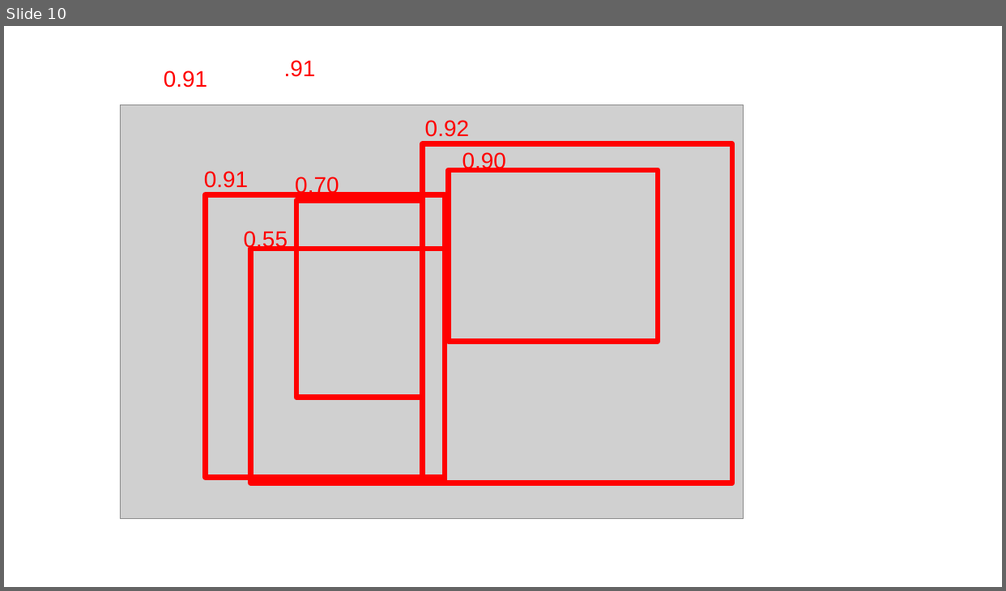
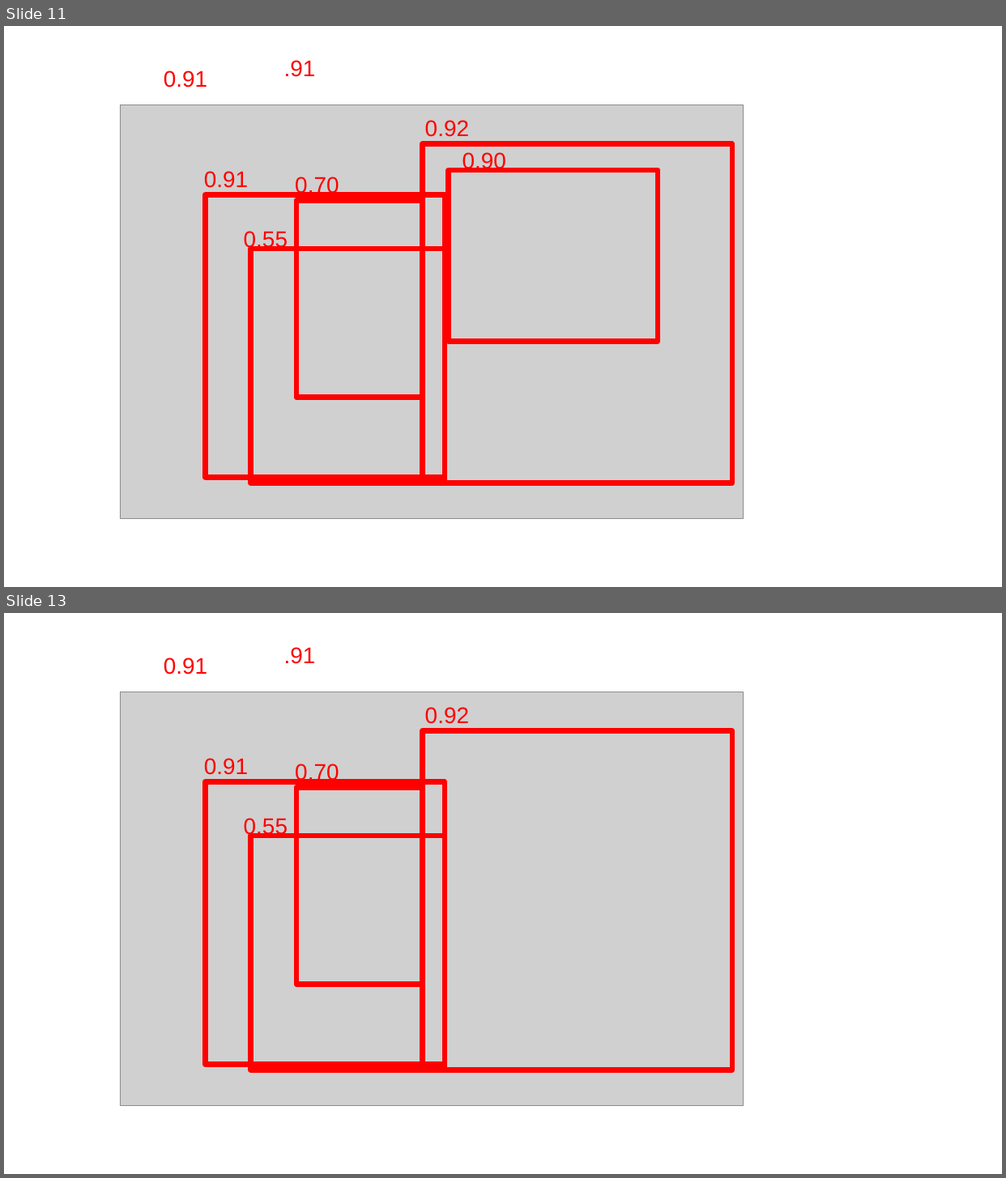
Before and after one commit to CNUClasses/CPSC471, a slide deck: content/lectures/illustration_ppt/illustrations.odp. Shown one above the other, each under a label of ours: slide 10 before the commit, slides 11 and 13 after it; the slides between them are not shown. The pictures are 1006x591 and 1006x1178 pixels, drawn with LibreOffice and Linux fonts; fonts in the diff are those of the drawing; grey boxes stand for pictures. Boxes give left, top, right and bottom in pixels: in the first picture for what was removed or moved away, otherwise in the second. Text is boxed around its words. In the diff, an @@ line names an element or a change of style, - is before the commit and + after.

Commit message:
lecture

```diff
--- a/content/lectures/illustration_ppt/illustrations.odp
+++ b/content/lectures/illustration_ppt/illustrations.odp
@@ slide 13 added at <box>4,613,1002,1174</box>, background #FFFFFF @@
@@ text added at <box>164,658,207,675</box>, 18 pt, text #FF0000 @@
+0.91
@@ text added at <box>284,647,316,664</box>, 18 pt, text #FF0000 @@
+.91
@@ picture added at <box>120,692,744,1105</box> @@
@@ text added at <box>425,707,469,724</box>, 18 pt, text #FF0000 @@
+0.92
@@ rectangle added at <box>423,730,732,1071</box>, outline #FF0000 4.31 pt @@
@@ text added at <box>204,758,248,775</box>, 18 pt, text #FF0000 @@
+0.91
@@ rectangle added at <box>205,781,444,1065</box>, outline #FF0000 4.31 pt @@
@@ text added at <box>295,764,339,784</box>, 18 pt, text #FF0000 @@
+0.70
@@ rectangle added at <box>296,788,423,985</box>, outline #FF0000 4.31 pt @@
@@ text added at <box>244,818,288,838</box>, 18 pt, text #FF0000 @@
+0.55
@@ rectangle added at <box>250,836,444,1071</box>, outline #FF0000 4.31 pt @@
@@ what was slide 10 is now slide 11 @@
```
Also in this commit, not shown: 2 other slides added, 3 other files.
